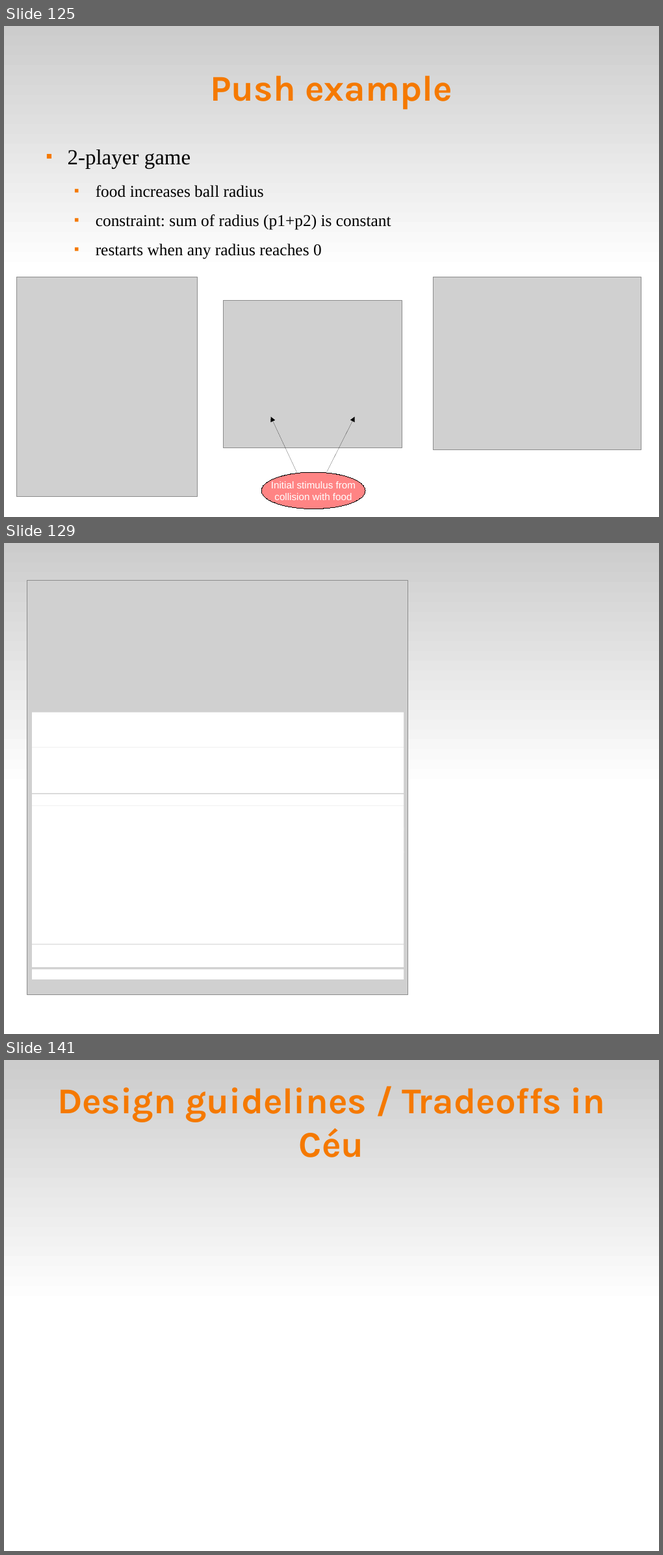
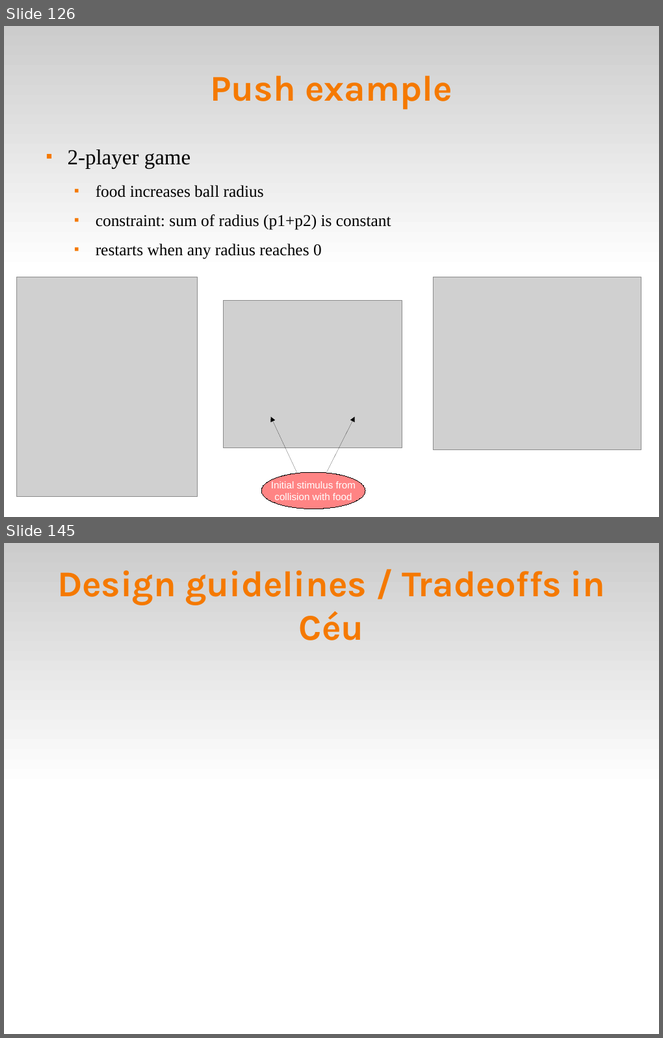
Before and after one commit to fsantanna-no/ceu-docs, a slide deck: ceu_curryon-expanded.odp. Shown one above the other, each under a label of ours: slides 125, 129 and 141 before the commit, slides 126 and 145 after it; the slides between them are not shown. The pictures are 663x1555 and 663x1038 pixels, drawn with LibreOffice and Linux fonts; fonts in the diff are those of the drawing; grey boxes stand for pictures. Boxes give left, top, right and bottom in pixels: in the first picture for what was removed or moved away, otherwise in the second. Text is boxed around its words. In the diff, an @@ line names an element or a change of style, - is before the commit and + after.

```diff
--- a/ceu_curryon-expanded.odp
+++ b/ceu_curryon-expanded.odp
@@ slide 129 removed at [4,543,659,1034], background #FFFFFF; not listed: 1 template element that a slide beside it also shows @@
@@ picture removed at [27,581,408,995] @@
@@ rectangle removed at [32,713,404,736] @@
@@ rectangle removed at [32,736,404,748] @@
@@ rectangle removed at [32,748,404,793] @@
@@ rectangle removed at [32,795,404,806] @@
@@ rectangle removed at [32,806,404,831] @@
@@ rectangle removed at [32,828,404,853] @@
@@ rectangle removed at [32,852,404,933] @@
@@ rectangle removed at [32,945,404,956] @@
@@ rectangle removed at [32,933,404,944] @@
@@ rectangle removed at [32,970,404,980] @@
@@ rectangle removed at [32,956,404,968] @@
@@ what was slide 125 is now slide 126 @@
@@ what was slide 141 is now slide 145 @@
```
Also in this commit, not shown: 8 slides changed, 18 slides added, 16 other slides removed, 2 other files.
